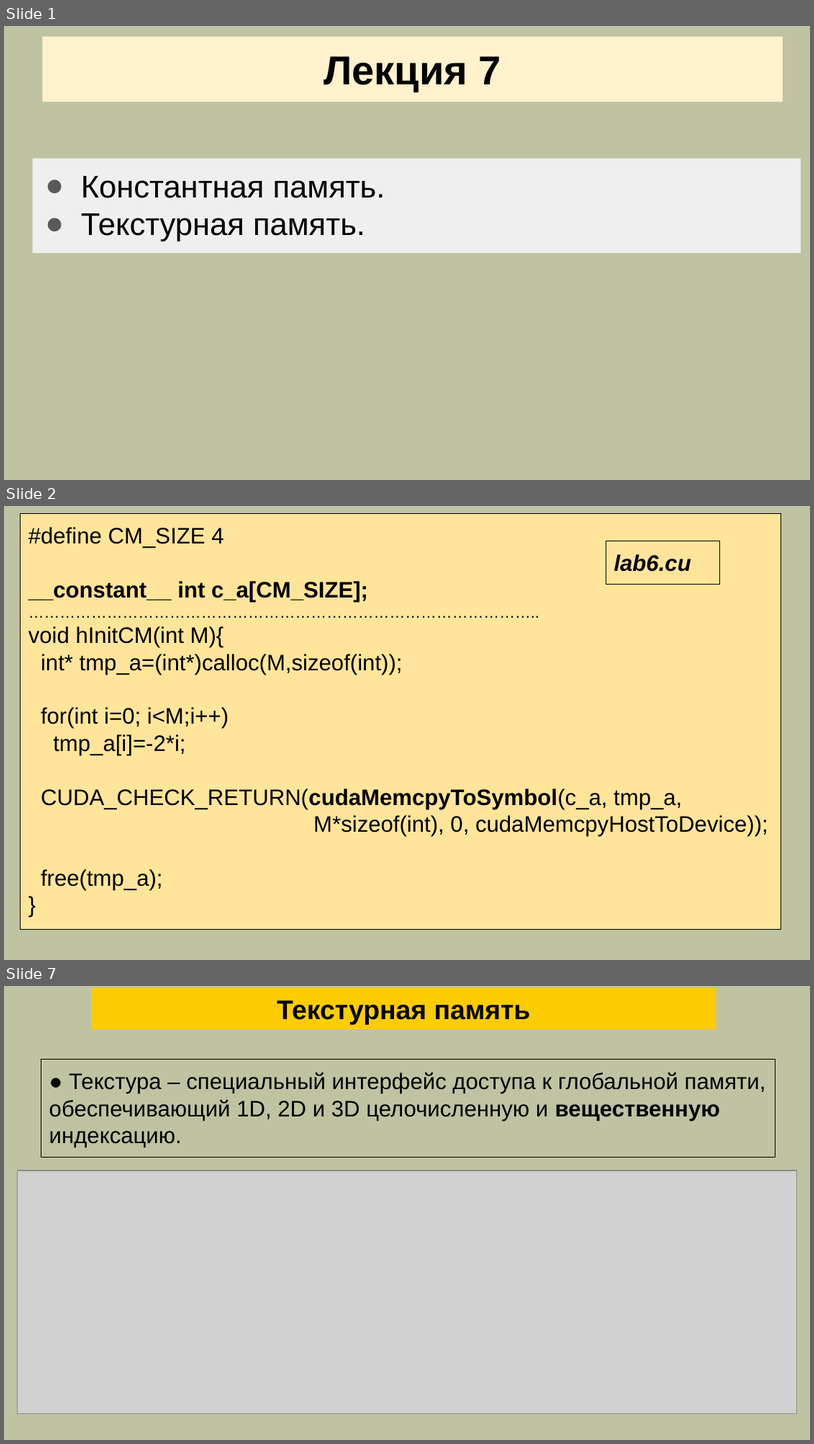
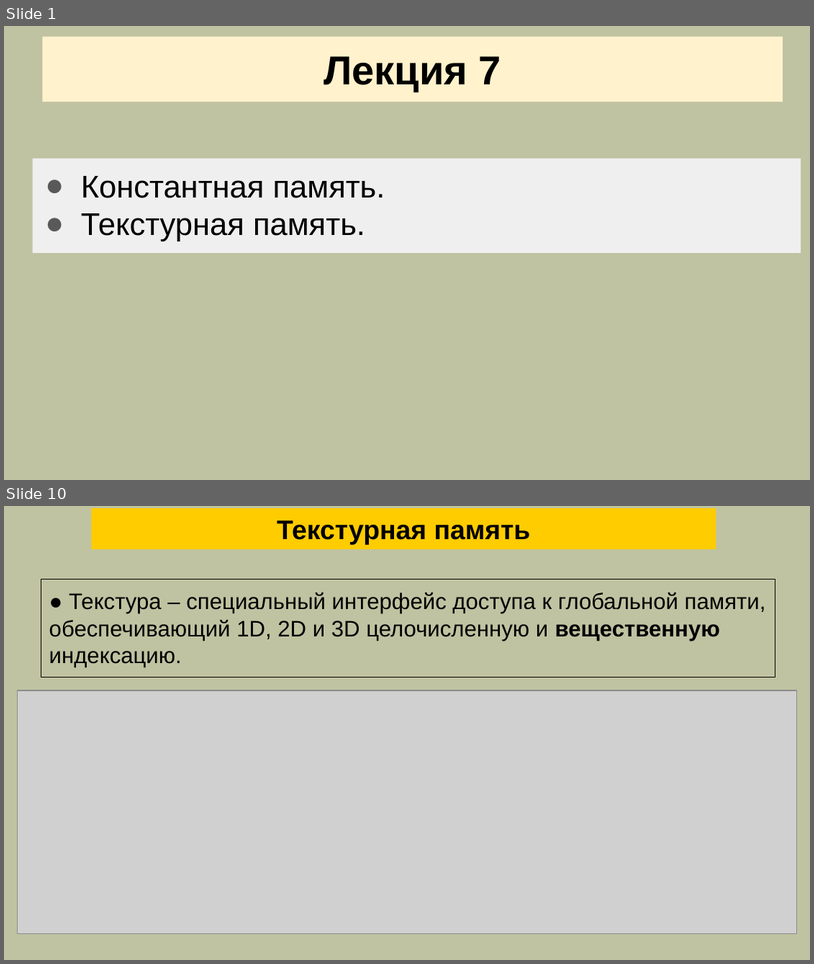
Before and after one commit to mlkv52/sibsutis_cuda_bachelors-2025, a slide deck: Лекции/pptx/Лекция7-ПГП-2025.pptx. Shown one above the other, each under a label of ours: slides 1, 2 and 7 before the commit, slides 1 and 10 after it; the slides between them are not shown. The pictures are 814x1444 and 814x964 pixels, drawn with LibreOffice and Linux fonts; fonts in the diff are those of the drawing; grey boxes stand for pictures. Boxes give left, top, right and bottom in pixels: in the first picture for what was removed or moved away, otherwise in the second. Text is boxed around its words. In the diff, an @@ line names an element or a change of style, - is before the commit and + after.

```diff
--- a/Лекции/pptx/Лекция7-ПГП-2025.pptx
+++ b/Лекции/pptx/Лекция7-ПГП-2025.pptx
@@ slide 2 removed at [4, 506, 810, 960], background #C0C3A1 @@
@@ rectangle removed at [20, 513, 782, 929] @@
-#define CM_SIZE 4
-__constant__ int c_a[CM_SIZE];
-……………………………………………………………………………………..
-void hInitCM(int M){
-int* tmp_a=(int*)calloc(M,sizeof(int));
-for(int i=0; i<M;i++)
-tmp_a[i]=-2*i;
-CUDA_CHECK_RETURN(cudaMemcpyToSymbol(c_a, tmp_a,
-M*sizeof(int), 0, cudaMemcpyHostToDevice));
-free(tmp_a);
-}
@@ rectangle removed at [607, 541, 720, 584] @@
-lab6.cu
@@ what was slide 7 is now slide 10 @@
```
Also in this commit, not shown: 1 slide changed, 7 slides added, 3 other slides removed.
